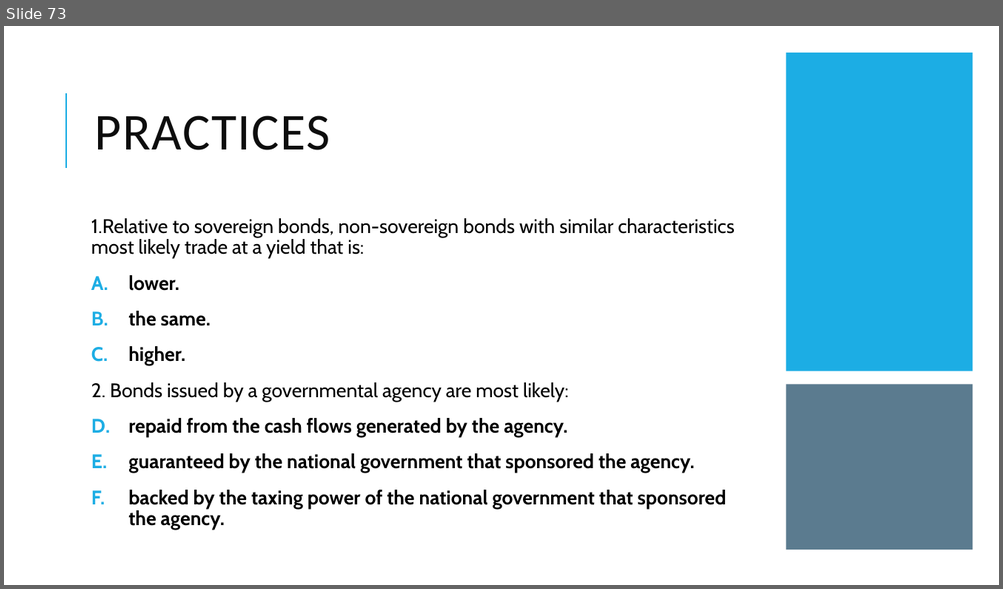
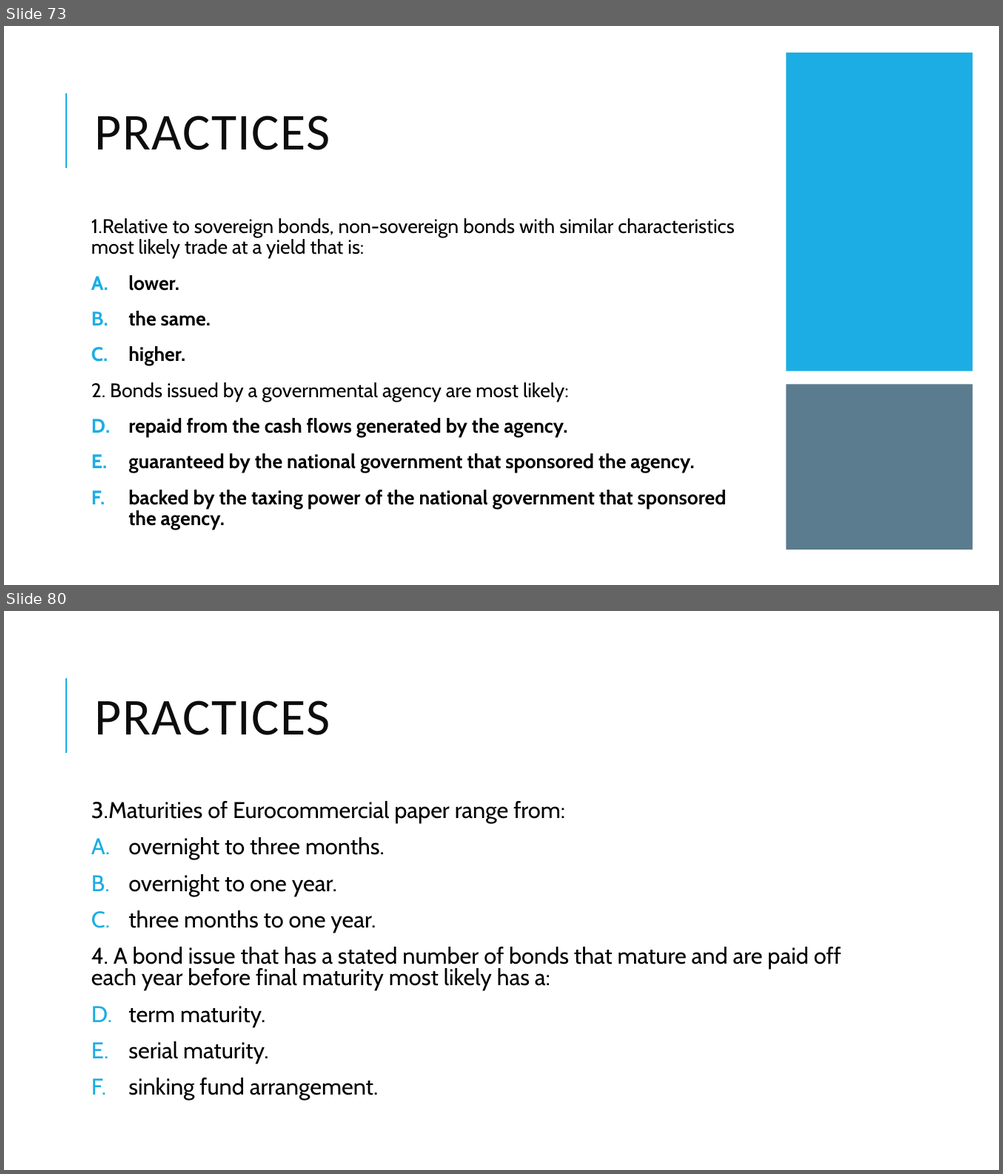
Before and after one commit to Isco0530/data, a slide deck: Fixed Income.pptx. Shown one above the other, each under a label of ours: slide 73 before the commit, slides 73 and 80 after it; the slides between them are not shown. The pictures are 1003x589 and 1003x1174 pixels, drawn with LibreOffice and Linux fonts; fonts in the diff are those of the drawing. Boxes give left, top, right and bottom in pixels: in the first picture for what was removed or moved away, otherwise in the second. Text is boxed around its words. In the diff, an @@ line names an element or a change of style, - is before the commit and + after.

```diff
--- a/Fixed Income.pptx
+++ b/Fixed Income.pptx
@@ slide 80 added at <box>4,611,999,1170</box>, background #FFFFFF; not listed: 1 template element that a slide beside it also shows @@
@@ title added at <box>95,701,330,735</box>, 50 pt, text #0D0D0D @@
+PRACTICES
@@ text added at <box>91,801,841,1100</box>, 22 pt, text #000000 @@
+3.Maturities of Eurocommercial paper range from:
+A. overnight to three months.
+B. overnight to one year.
+C. three months to one year.
+4. A bond issue that has a stated number of bonds that mature and are paid off each year before final maturity most likely has a:
+A. term maturity.
+B. serial maturity.
+C. sinking fund arrangement.
```
Also in this commit, not shown: 6 other slides added.
